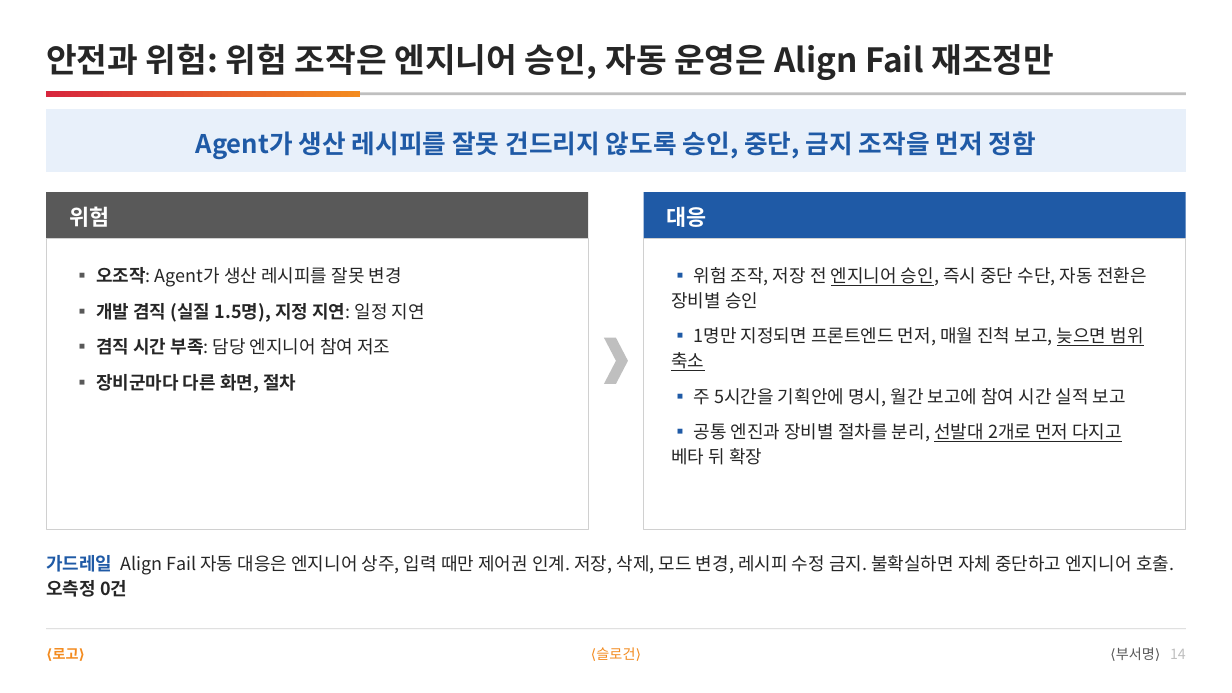
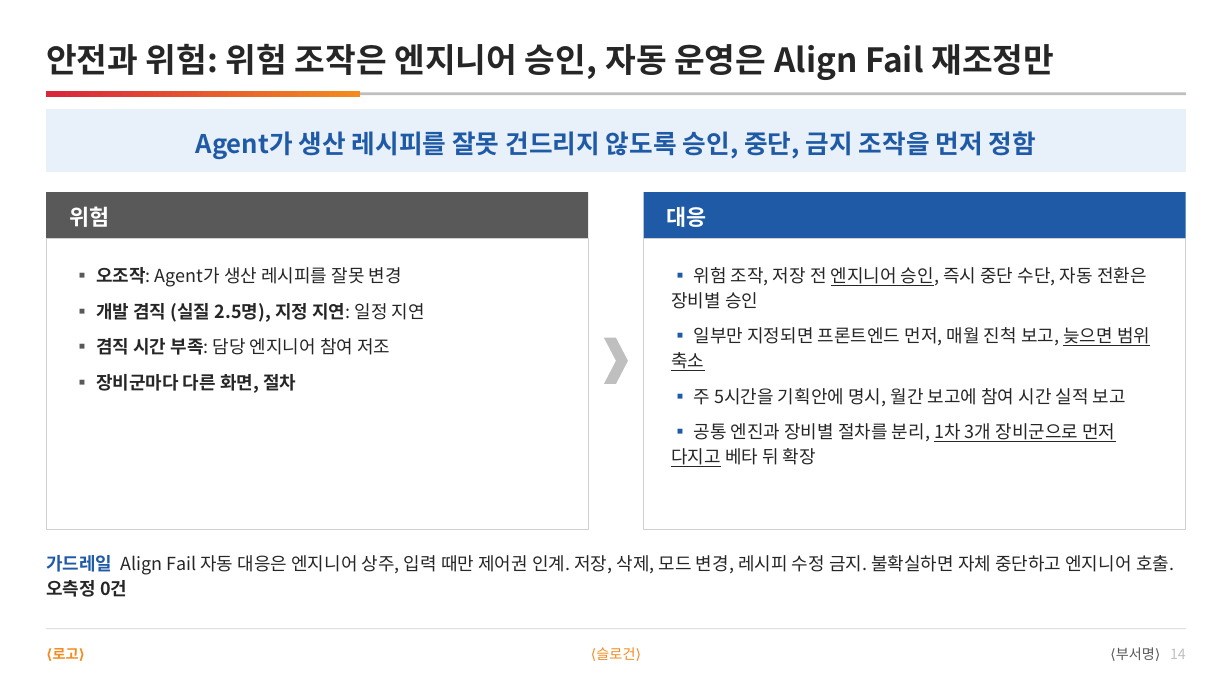
Before and after one commit to DarrenKoi/pm_notes, a slide deck: slide 14 of my-task/arc-tf/deliverables/arc-tf-proposal.pptx. Drawn at 1232x693 pixels with LibreOffice and Linux fonts; fonts in the diff are those of the drawing. Boxes give left, top, right and bottom in pixels: in the first picture for what was removed or moved away, otherwise in the second. Text is boxed around its words. In the diff, an @@ line names an element or a change of style, - is before the commit and + after.

```diff
--- a/my-task/arc-tf/deliverables/arc-tf-proposal.pptx
+++ b/my-task/arc-tf/deliverables/arc-tf-proposal.pptx
@@ text at bbox=[96, 303, 425, 322]: text changed @@
-▪ 개발 겸직 (실질 1.5명), 지정 지연: 일정 지연
+▪ 개발 겸직 (실질 2.5명), 지정 지연: 일정 지연
@@ text at bbox=[671, 327, 1150, 371]: text changed @@
-▪ 1명만 지정되면 프론트엔드 먼저, 매월 진척 보고, 늦으면 범위 축소
+▪ 일부만 지정되면 프론트엔드 먼저, 매월 진척 보고, 늦으면 범위 축소
@@ text at bbox=[671, 423, 1115, 467]: text changed @@
-▪ 공통 엔진과 장비별 절차를 분리, 선발대 2개로 먼저 다지고 베타 뒤 확장
+▪ 공통 엔진과 장비별 절차를 분리, 1차 3개 장비군으로 먼저 다지고 베타 뒤 확장
```
Also in this commit, not shown: 8 other slides changed, 19 other files.
